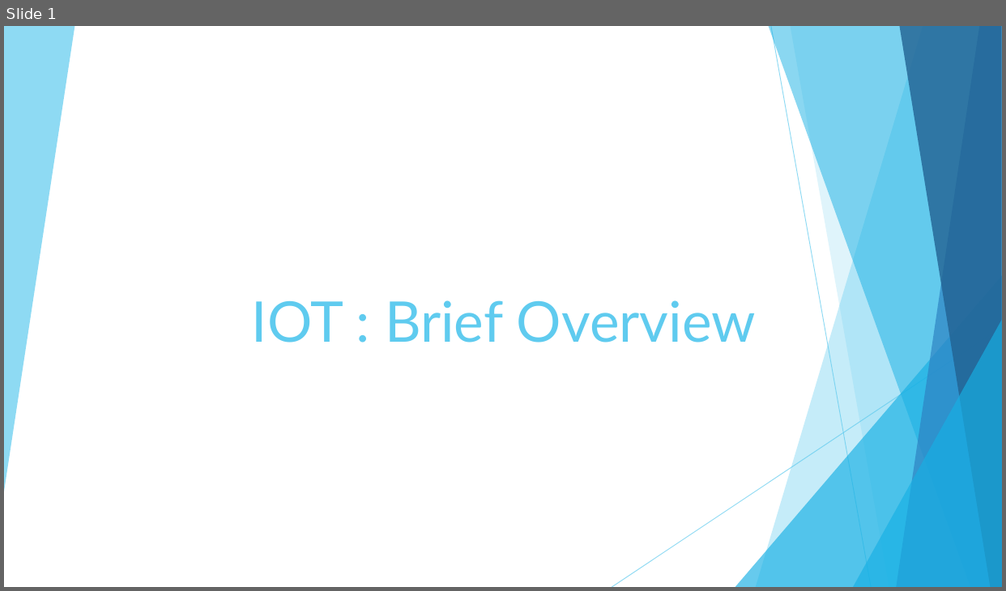
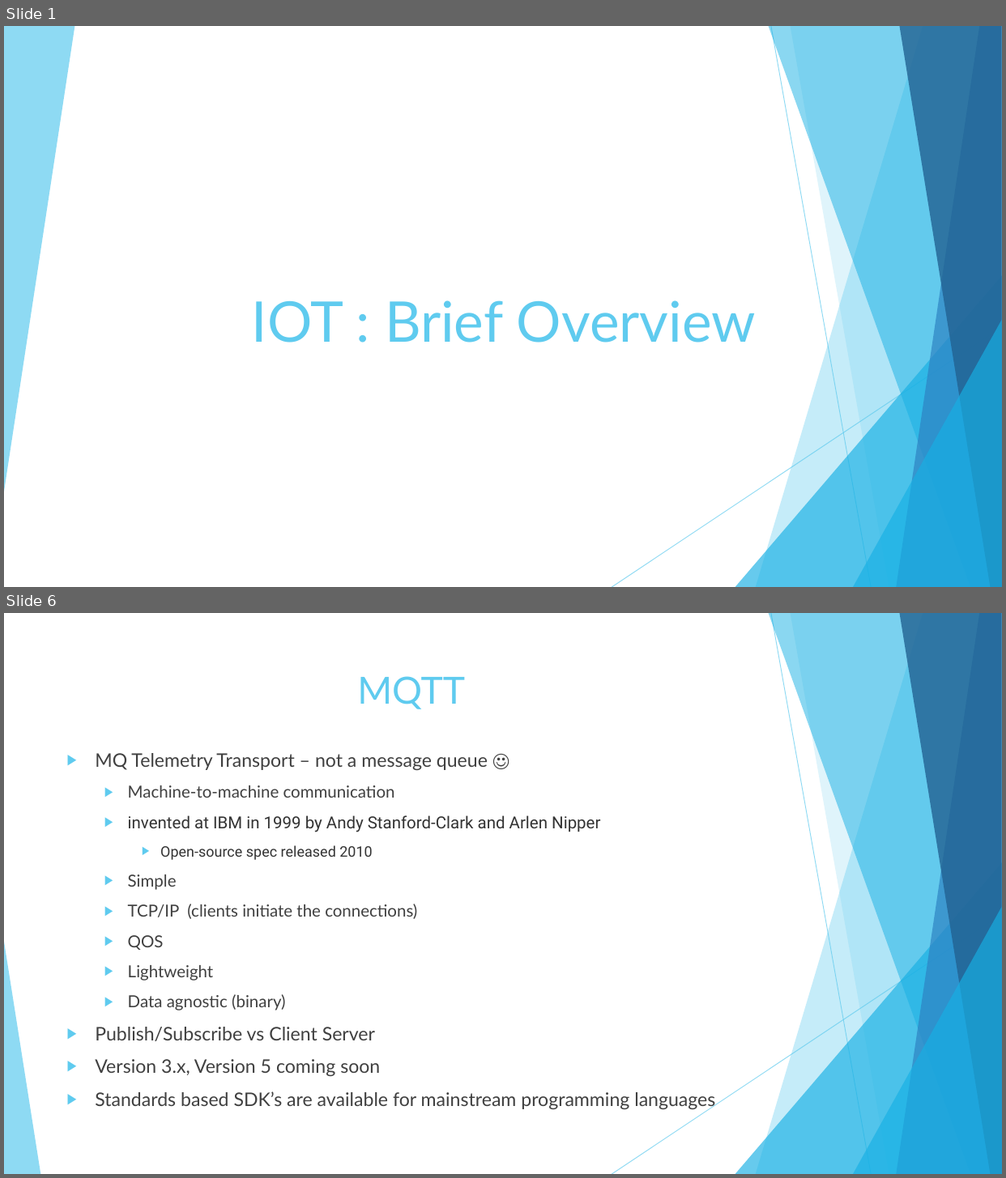
Before and after one commit to dmh2000/iot, a slide deck: IOT.pptx. Shown one above the other, each under a label of ours: slide 1 before the commit, slides 1 and 6 after it; the slides between them are not shown. The pictures are 1006x591 and 1006x1178 pixels, drawn with LibreOffice and Linux fonts; fonts in the diff are those of the drawing. Boxes give left, top, right and bottom in pixels: in the first picture for what was removed or moved away, otherwise in the second. Text is boxed around its words. In the diff, an @@ line names an element or a change of style, - is before the commit and + after.

```diff
--- a/IOT.pptx
+++ b/IOT.pptx
@@ slide 6 added at [4,613,1002,1174], background #FFFFFF; not listed: 9 template elements that a slide beside it also shows @@
@@ title added at [357,676,465,709], 36 pt, text #5FCBEF @@
+MQTT
@@ text added at [95,753,715,1110], 18 pt, text #404040 @@
+▶ MQ Telemetry Transport – not a message queue ☺
+  ▶ Machine-to-machine communication
+  ▶ invented at IBM in 1999 by Andy Stanford-Clark and Arlen Nipper
+    ▶ Open-source spec released 2010
+  ▶ Simple
+  ▶ TCP/IP (clients initiate the connections)
+  ▶ QOS
+  ▶ Lightweight
+  ▶ Data agnostic (binary)
+▶ Publish/Subscribe vs Client Server
+▶ Version 3.x, Version 5 coming soon
+▶ Standards based SDK’s are available for mainstream programming languages
@@ triangle added at [4,942,40,1174], fill #5FCBEF at 70% opacity @@
```
Also in this commit, not shown: 5 slides changed, 3 other slides added, 1 slide removed.
